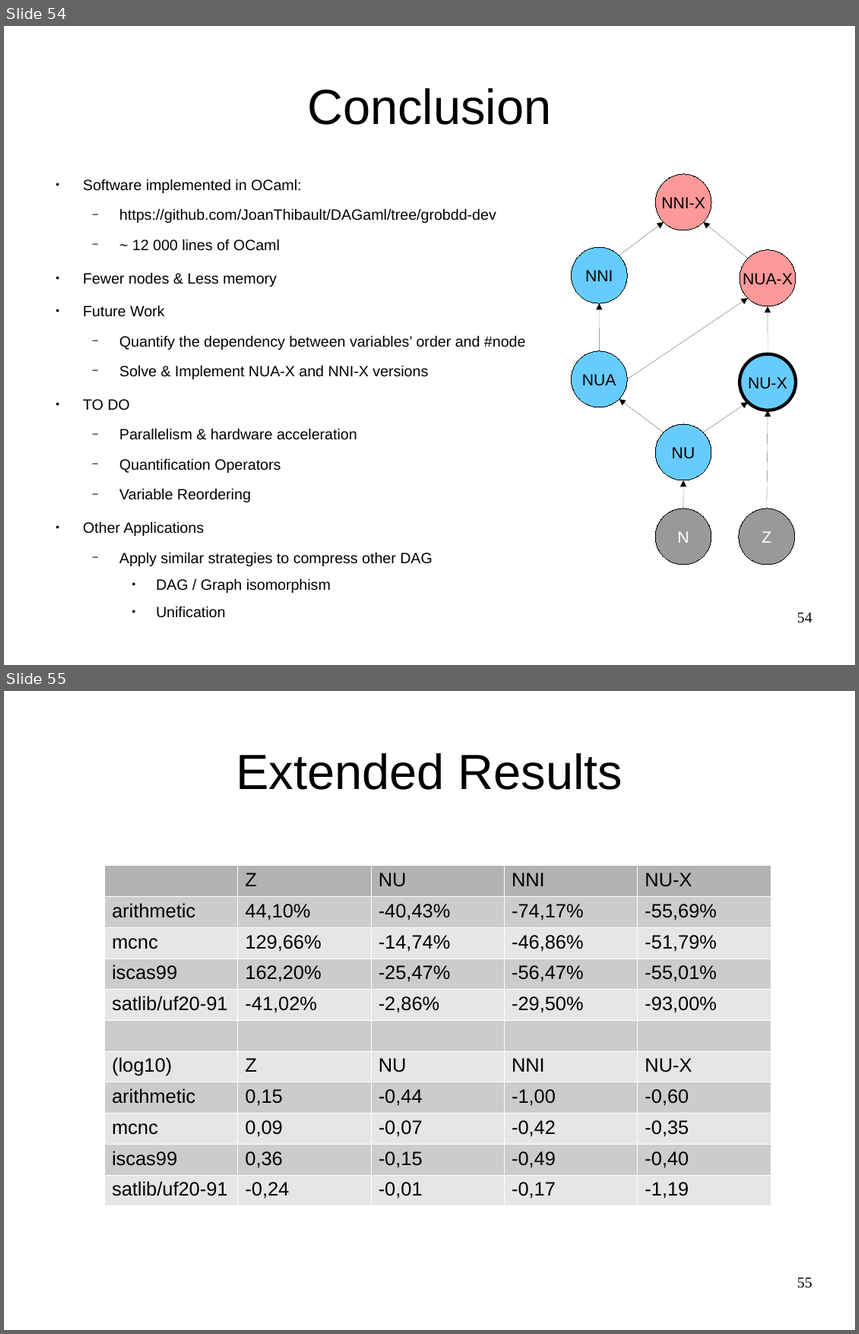
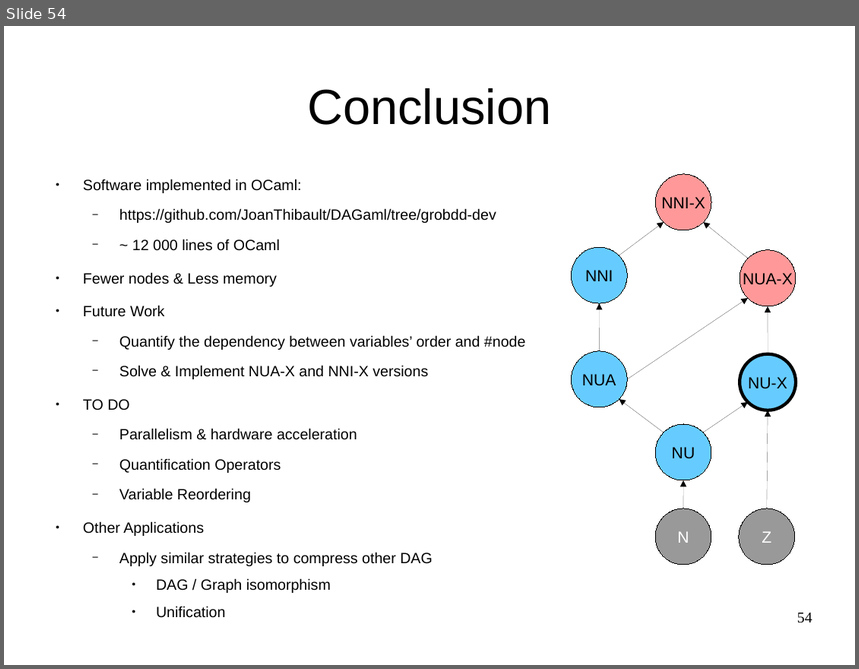
Before and after one commit to FenouilletLucas/DAGaml, a slide deck: doc/2017-04-06/GroBdd's evolution.en.odp. Shown one above the other, each under a label of ours: slides 54 and 55 before the commit, slide 54 after it. The pictures are 859x1334 and 859x669 pixels, drawn with LibreOffice and Linux fonts; fonts in the diff are those of the drawing. Boxes give left, top, right and bottom in pixels: in the first picture for what was removed or moved away, otherwise in the second. Text is boxed around its words. In the diff, an @@ line names an element or a change of style, - is before the commit and + after.

```diff
--- a/doc/2017-04-06/GroBdd's evolution.en.odp
+++ b/doc/2017-04-06/GroBdd's evolution.en.odp
@@ slide 55 removed at box(4, 691, 855, 1330), background #FFFFFF @@
@@ title removed at box(237, 753, 623, 790) @@
-Extended Results
@@ table removed at box(104, 866, 772, 1202), 11 rows, 5 columns @@
- | Z | NU | NNI | NU-X
-arithmetic | 44,10% | -40,43% | -74,17% | -55,69%
-mcnc | 129,66% | -14,74% | -46,86% | -51,79%
-iscas99 | 162,20% | -25,47% | -56,47% | -55,01%
-satlib/uf20-91 | -41,02% | -2,86% | -29,50% | -93,00%
- |  |  |  | 
-(log10) | Z | NU | NNI | NU-X
-arithmetic | 0,15 | -0,44 | -1,00 | -0,60
-mcnc | 0,09 | -0,07 | -0,42 | -0,35
-iscas99 | 0,36 | -0,15 | -0,49 | -0,40
-satlib/uf20-91 | -0,24 | -0,01 | -0,17 | -1,19
@@ page number removed at box(797, 1278, 813, 1288) @@
-55
```
Also in this commit, not shown: 2 slides changed, 1 other file.
